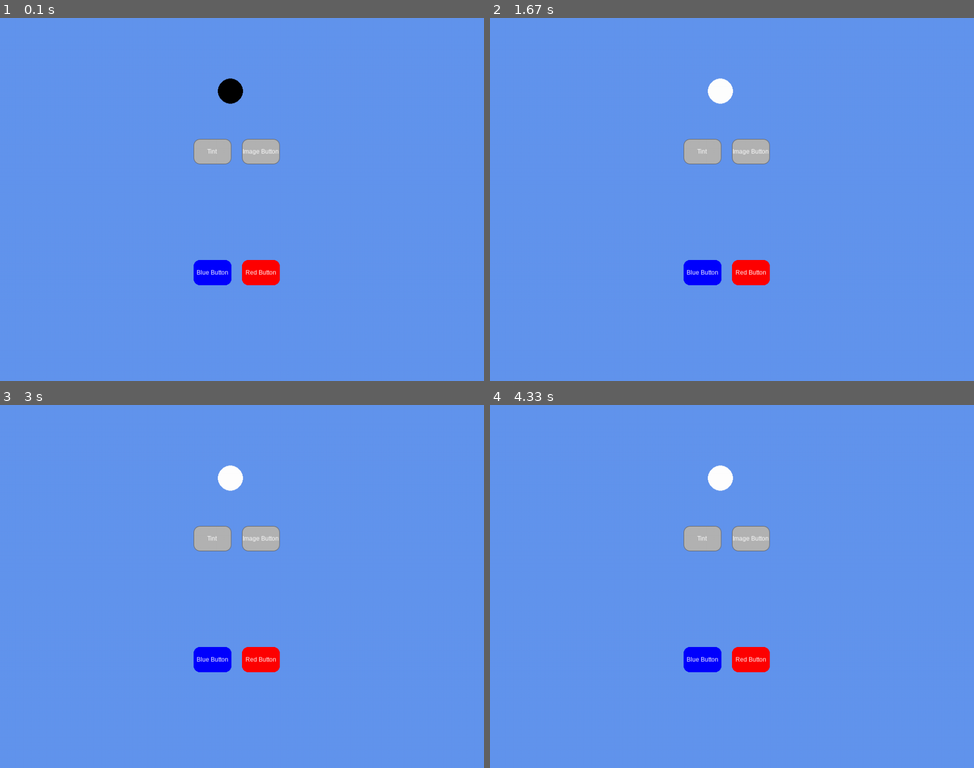
Above: before the commit, frames 1-4 (two rows, left to right).
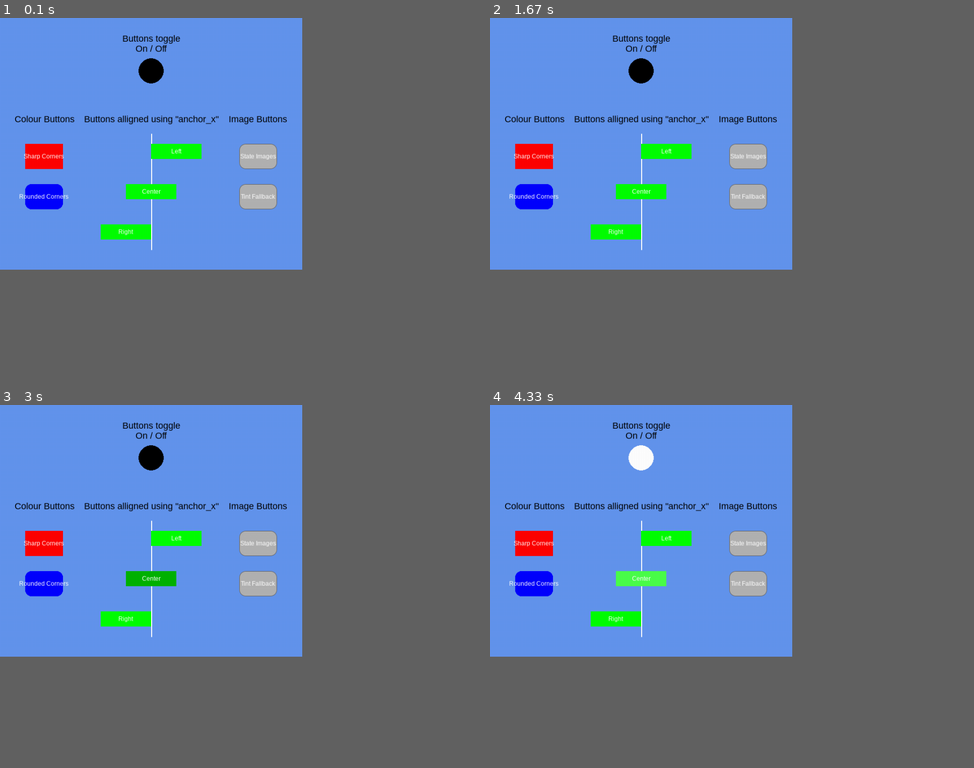
Above: after the commit, the same moments.

Repository: WilliamGoosen/pygame-utilities
Game: pygame game, started from examples/button_demo/main.py
The game is run twice, just before and just after one commit, with the same random seed, the same clock (stepped at 60 frames per second) and the same inputs.
Inputs (mouse positions are in pixels of both pictures, inside the frame that each line leads up to):
- Up to frame 1 (0.1 s): no input
- Up to frame 2 (1.67 s): click (640, 145) at 0.38 s; press the mouse at (533, 155) at 0.7 s; move the mouse to (538, 105) at 0.8 s; release the mouse at (538, 54) at 0.93 s; click (746, 155) at 1.05 s, where only the run after the commit has a clickable "State Images"; press the mouse at (533, 195) at 1.37 s; move the mouse to (625, 123) at 1.47 s; release the mouse at (722, 47) at 1.6 s
- Up to frame 3 (3 s): press the mouse at (150, 579) at 1.7 s; move the mouse to (203, 579) at 1.8 s; release the mouse at (256, 579) at 1.93 s; press the mouse at (256, 542) at 2.03 s; move the mouse to (222, 499) at 2.13 s; release the mouse at (183, 455) at 2.27 s; press the mouse at (150, 579) at 2.87 s; move the mouse to (145, 597) at 2.97 s
- Up to frame 4 (4.33 s): release the mouse at (630, 619) at 3.1 s; press the mouse at (746, 582) at 3.2 s; move the mouse to (693, 517) at 3.3 s; release the mouse at (635, 448) at 3.43 s; click (640, 579) at 4.05 s, where only the run after the commit has a clickable "Center"
In our replay, the window is 900x675 before the commit and 562x468 after it. These sizes can differ from the game's own. Grey fills any space a smaller window leaves; there, only what the larger window draws over its background counts as a difference.

The runs differ from the first frame. In frame 1, 6.2% of the frame differs, in the area x 3-60%, y 4-74%; in frame 2, 6.2%; in frame 3, 6.2%; in frame 4, 6.2%.

Commit message:
Enhance button demo with balanced layout and clear examples
- Implement three-column layout for different button types
- Add anchor demonstration with visual guide line
- Include descriptive labels for each demo section
- Improve spacing and visual hierarchy
- Maintain interactive light toggle functionality

Diff:
--- a/examples/button_demo/main.py
+++ b/examples/button_demo/main.py
@@ -1,15 +1,16 @@
 import pygame as pg
 from pathlib import Path
-from pygame_utilities import Button, ImageButton
-
-SCREEN_WIDTH = 960
-SCREEN_HEIGHT = 720
+from pygame_utilities import Button, ImageButton, draw_text
+
+SCREEN_WIDTH = 600
+SCREEN_HEIGHT = 500
 FONT_NAME = "arial"
 
 # Colours
 WHITE = (255, 255, 255)
 BLACK = (0, 0, 0)
 RED = (255, 0, 0)
+GREEN = (0, 255, 0)
 BLUE = (0, 0, 255)
 CORNFLOWER_BLUE = (99, 149, 238)
 
@@ -25,14 +26,105 @@
     hovered_img = pg.image.load(assets_dir / "button_hovered.png").convert_alpha()
     pressed_img = pg.image.load(assets_dir / "button_pressed.png").convert_alpha()
 
-    black_white_circle = pg.Rect((SCREEN_WIDTH *9 // 20, SCREEN_HEIGHT // 6, 50, 50))
-
-    red_button = Button(screen, SCREEN_WIDTH // 2, SCREEN_HEIGHT * 2 // 3, RED, 75, 50, text="Red Button", text_size=12, border_radius=12)
-    blue_button = Button(screen, SCREEN_WIDTH * 2 // 5, SCREEN_HEIGHT * 2 // 3, BLUE, 75, 50, text="Blue Button", text_size=12, border_radius=12)
-    img_button = ImageButton(screen, SCREEN_WIDTH // 2, SCREEN_HEIGHT // 3, normal_img, hover_image=hovered_img, pressed_image=pressed_img, text="Image Button", text_size=12)
-    img_button2 = ImageButton(screen, SCREEN_WIDTH * 2 // 5, SCREEN_HEIGHT // 3, normal_img, text="Tint", text_size=12)
-
-    buttons: list[Button | ImageButton] = [red_button, blue_button, img_button, img_button2]
+    # Screen grid layout
+    LEFT_COLUMN = 50
+    MIDDLE_COLUMN = SCREEN_WIDTH // 2
+    RIGHT_COLUMN = SCREEN_WIDTH - 50
+    TOP_ROW = 80
+    MIDDLE_ROW = SCREEN_HEIGHT // 2
+    ROW_HEIGHT = 80
+
+    # Create "Light" to turn on and off
+    black_white_circle = pg.Rect((MIDDLE_COLUMN - 25, TOP_ROW, 50, 50))
+
+    # Create Blue and red buttons with default and custom corner radius
+    red_button = Button(
+        screen, LEFT_COLUMN, MIDDLE_ROW, RED, 75, 50, text="Sharp Corners", text_size=12
+    )
+    blue_button = Button(
+        screen,
+        LEFT_COLUMN,
+        MIDDLE_ROW + ROW_HEIGHT,
+        BLUE,
+        75,
+        50,
+        text="Rounded Corners",
+        text_size=12,
+        border_radius=12,
+    )
+
+    # Create image buttons with state images, or uisng fallback tinting of normal image
+    img_button = ImageButton(
+        screen,
+        RIGHT_COLUMN,
+        MIDDLE_ROW,
+        normal_img,
+        hover_image=hovered_img,
+        pressed_image=pressed_img,
+        text="State Images",
+        text_size=12,
+        anchor_x="right",
+    )
+    img_button2 = ImageButton(
+        screen,
+        RIGHT_COLUMN,
+        MIDDLE_ROW + ROW_HEIGHT,
+        normal_img,
+        text="Tint Fallback",
+        text_size=12,
+        anchor_x="right",
+    )
+
+    # Create three buttons to demo anchor_x usage
+    left_anchored = Button(
+        screen,
+        MIDDLE_COLUMN,
+        MIDDLE_ROW,
+        colour=GREEN,
+        width=100,
+        height=30,
+        text="Left",
+        anchor_x="left",
+        text_size=12,
+        text_colour=BLACK,
+    )
+
+    center_anchored = Button(
+        screen,
+        MIDDLE_COLUMN,
+        MIDDLE_ROW + ROW_HEIGHT,
+        colour=GREEN,
+        width=100,
+        height=30,
+        text="Center",
+        anchor_x="center",
+        text_size=12,
+        text_colour=BLACK,
+    )
+
+    right_anchored = Button(
+        screen,
+        MIDDLE_COLUMN,
+        MIDDLE_ROW + ROW_HEIGHT * 2,
+        colour=GREEN,
+        width=100,
+        height=30,
+        text="Right",
+        anchor_x="right",
+        text_size=12,
+        text_colour=BLACK,
+    )
+
+    # List of created buttons for easier update and draw handling
+    buttons: list[Button | ImageButton] = [
+        red_button,
+        blue_button,
+        img_button,
+        img_button2,
+        left_anchored,
+        center_anchored,
+        right_anchored,
+    ]
 
     light_on = False
 
@@ -56,6 +148,48 @@
         else:
             pg.draw.rect(screen, BLACK, black_white_circle, border_radius=25)
 
+        # Descriptions for demo buttons
+        draw_text(
+            screen, "Buttons toggle", 18, MIDDLE_COLUMN, TOP_ROW - 40, colour=BLACK
+        )
+        draw_text(screen, "On / Off", 18, MIDDLE_COLUMN, TOP_ROW - 20, colour=BLACK)
+
+        draw_text(
+            screen,
+            "Colour Buttons",
+            18,
+            LEFT_COLUMN + 38,
+            MIDDLE_ROW - 50,
+            colour=BLACK,
+        )
+
+        draw_text(
+            screen,
+            'Buttons alligned using "anchor_x"',
+            18,
+            MIDDLE_COLUMN,
+            MIDDLE_ROW - 50,
+            colour=BLACK,
+        )
+
+        draw_text(
+            screen,
+            "Image Buttons",
+            18,
+            RIGHT_COLUMN - 38,
+            MIDDLE_ROW - 50,
+            colour=BLACK,
+        )
+
+        # Draw anchor demonstration line
+        pg.draw.line(
+            screen,
+            WHITE,
+            (MIDDLE_COLUMN, MIDDLE_ROW - 20),
+            (MIDDLE_COLUMN, MIDDLE_ROW + ROW_HEIGHT * 2 + 50),
+            2,
+        )
+
         for button in buttons:
             button.update(mouse_pos)
             button.draw()
@@ -63,5 +197,6 @@
         pg.display.flip()
     pg.quit()
 
+
 if __name__ == "__main__":
     main()
